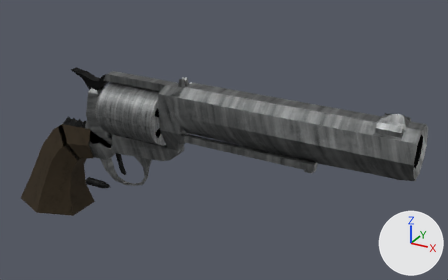
An edit to the Blender file game/assets/wip/big_revolver.blend, drawn before and after from the same camera.
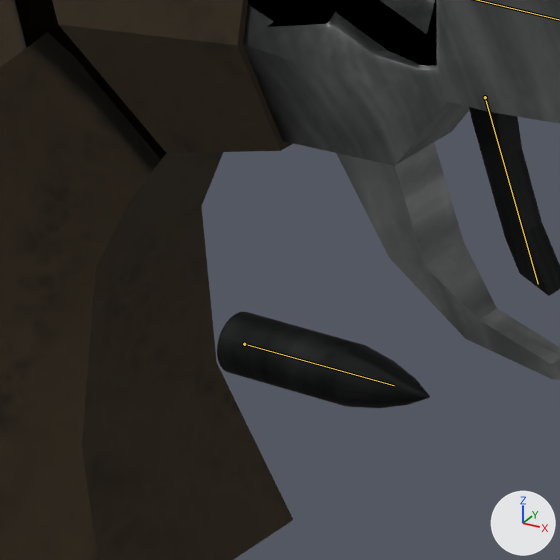
Each version is shown whole from a 50 mm camera at (3.25, -5.09, 4.71) aimed at (0.31, 0.27, 2.04), then close up on the part from 13% to 28% of the width and 50% to 74% of the height. Every picture has the same lights, and +X, +Y and +Z are marked at lower right. The bones that bend it are drawn over the model as lines in the close-ups.

In view in the first close-up: 'bullet', 'revolver_body', 'trigger'.
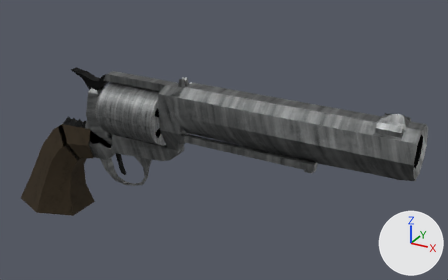
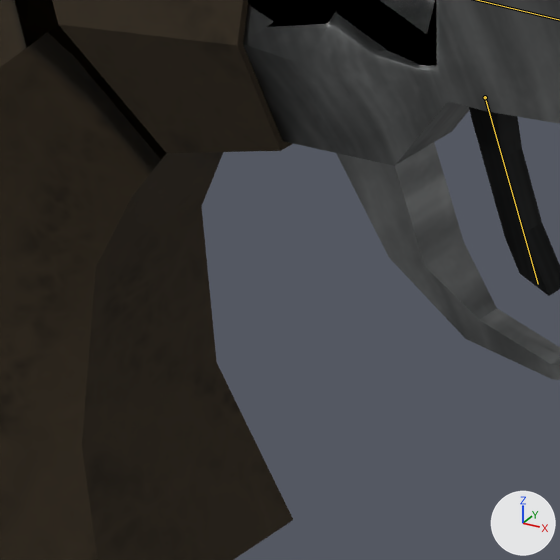
The newer file adds an action. The first version stands in its rest pose; the second is drawn at frame 1 of the action 'Rest_6'.

The edits, one by one:
Bone 'bullet' (bone_bullet) moves from (0.0, 0.0, 0.0) to (0.707, 0.426, 0.493).

Pixel boxes (x1, y1, x2, y2) of what changed, in the close-ups (560 x 560 px):
'bullet', posed (not visible afterwards)
    before: (217, 312, 430, 408)
